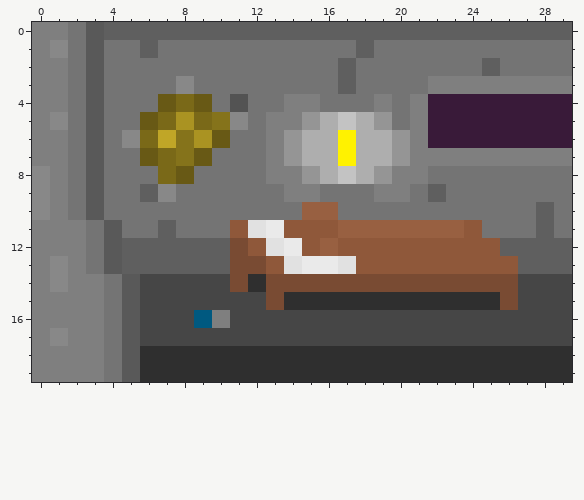
A pixel-art sprite gets an edit: images/intro/intro4-1.png. This is how it looked before the edit.
The file is 30x20 pixels. Colours within 5 levels of each other are drawn and written as one.
The result:
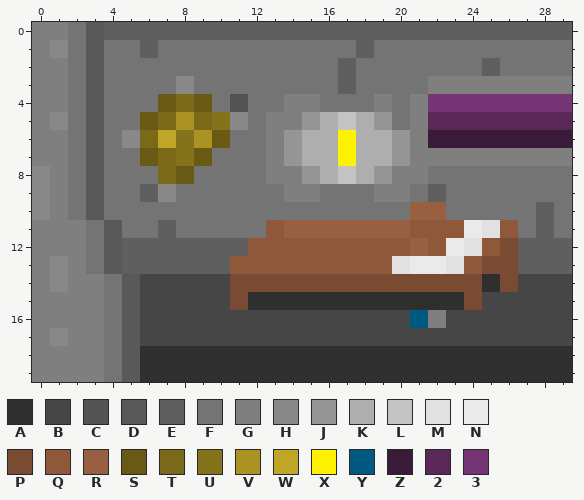
Palette (. is transparent): A #2f2f2f  B #464646  C #535353  D #595959  E #5f5f5f  F #747474  G #7f7f7f  H #888888  J #959595  K #aeaeae  L #c3c3c3  M #e1e1e1  N #eaeaea  P #794b33  Q #8f583a  R #986041  S #685915  T #7a6918  U #85731b  V #aa9322  W #c0a627  X #fff200  Y #005980  Z #391a39  2 #592859  3 #753575
What changed:
y 4: x 22..29 ZZZZZZZZ -> 33333333
y 5: x 22..29 ZZZZZZZZ -> 22222222
y 10: x 15..16 RR -> FF; x 21..22 FF -> RR
y 11: x 11..16 QMNQQQ -> FFQRRR; x 21..26 RRRQFF -> QQQNMQ
y 12: x 11 P -> E; x 13..14 MN -> QQ; x 16 R -> Q; x 21 Q -> R; x 23..24 QQ -> NM; x 26 E -> P
y 13: x 11..12 PP -> QQ; x 14..17 MNNM -> QQQQ; x 20..23 QQQQ -> MNNM; x 25..26 QQ -> PP
y 14: x 12 A -> P; x 25 P -> A
y 15: x 11..13 BBP -> PAA; x 24..26 AAP -> PBB
y 16: x 9..10 YG -> BB; x 21..22 BB -> YG
Changed places in both pictures, as pixel boxes (x1, y1, x2, y2):
changed: (428, 94, 572, 130)
changed: (194, 202, 518, 328)
